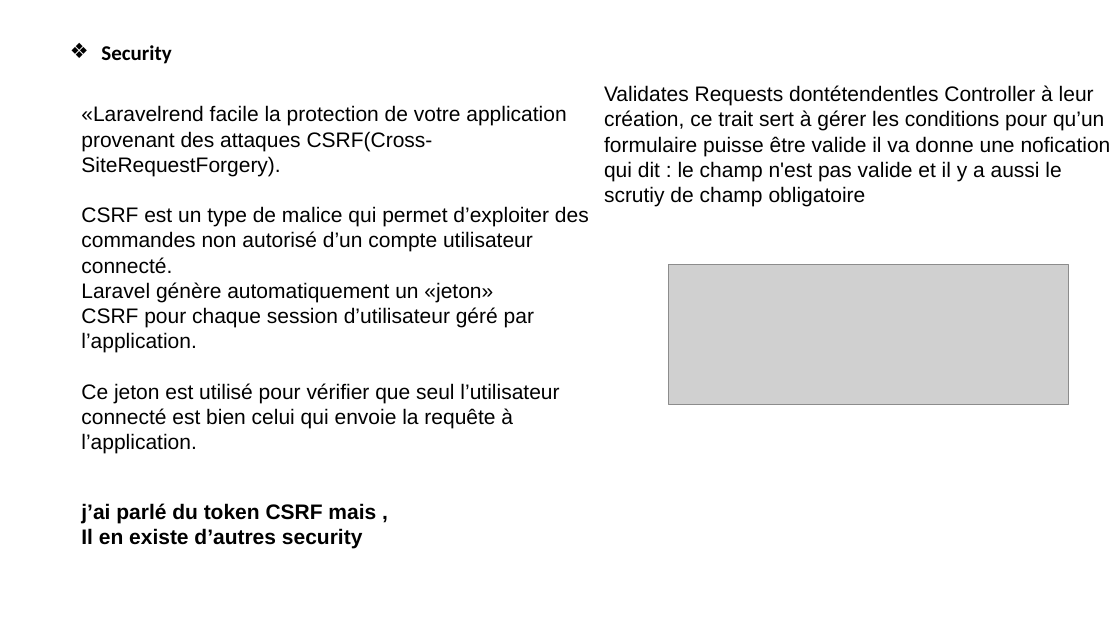
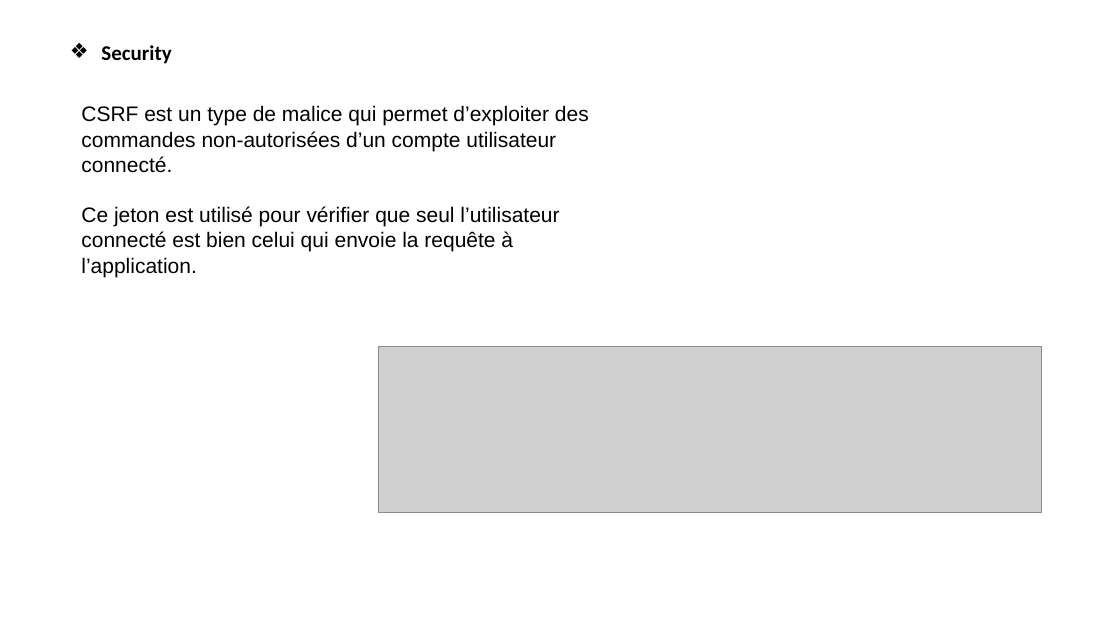
Before and after one commit to Tablieh/my_project_final, a slide deck: slide 20 of Mon PROJET APPLICATION WEB.pptx. Drawn at 1120x630 pixels with LibreOffice and Linux fonts; fonts in the diff are those of the drawing; grey boxes stand for pictures; background and template pictures are left out. Boxes give left, top, right and bottom in pixels: in the first picture for what was removed or moved away, otherwise in the second. Text is boxed around its words. In the diff, an @@ line names an element or a change of style, - is before the commit and + after.

```diff
--- a/Mon PROJET APPLICATION WEB.pptx
+++ b/Mon PROJET APPLICATION WEB.pptx
@@ text removed at [604,85,1111,207] @@
-Validates Requests dontétendentles Controller à leur création, ce trait sert à gérer les conditions pour qu’un formulaire puisse être valide il va donne une nofication qui dit : le champ n'est pas valide et il y a aussi le scrutiy de champ obligatoire
@@ text at [81,105,589,173]: text changed @@
-«Laravelrend facile la protection de votre application provenant des attaques CSRF(Cross-SiteRequestForgery).
-CSRF est un type de malice qui permet d’exploiter des commandes non autorisé d’un compte utilisateur connecté.
-Laravel génère automatiquement un «jeton»
-CSRF pour chaque session d’utilisateur géré par l’application.
+CSRF est un type de malice qui permet d’exploiter des commandes non-autorisées d’un compte utilisateur connecté.
@@ picture: place and size @@
-picture at [669,265,1069,404]
+picture at [378,347,1042,513]
@@ text removed at [81,503,376,548] @@
-j’ai parlé du token CSRF mais ,
-Il en existe d’autres security
```
Also in this commit, not shown: 16 other slides changed, 2 slides added, 3 slides removed, 20 other files.
